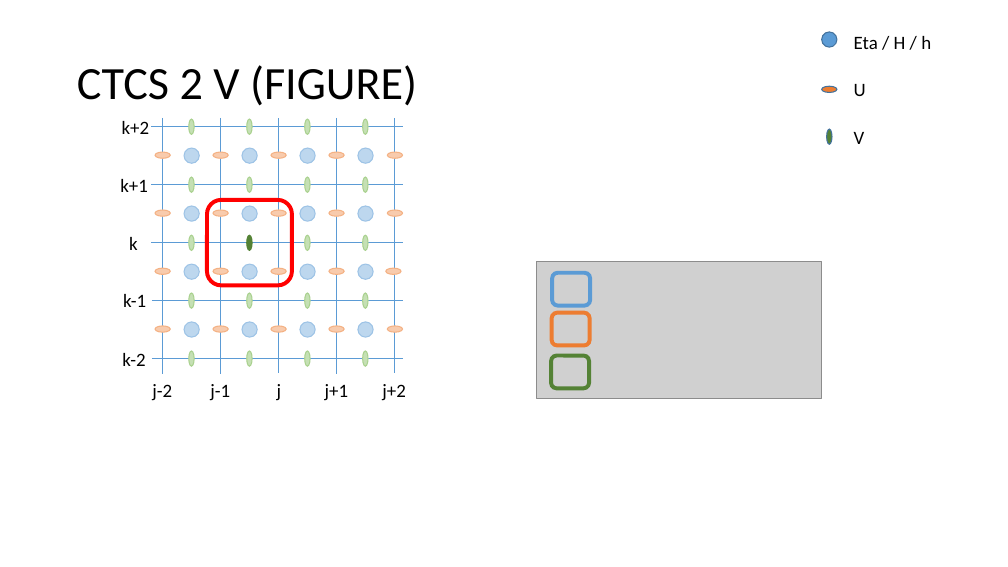
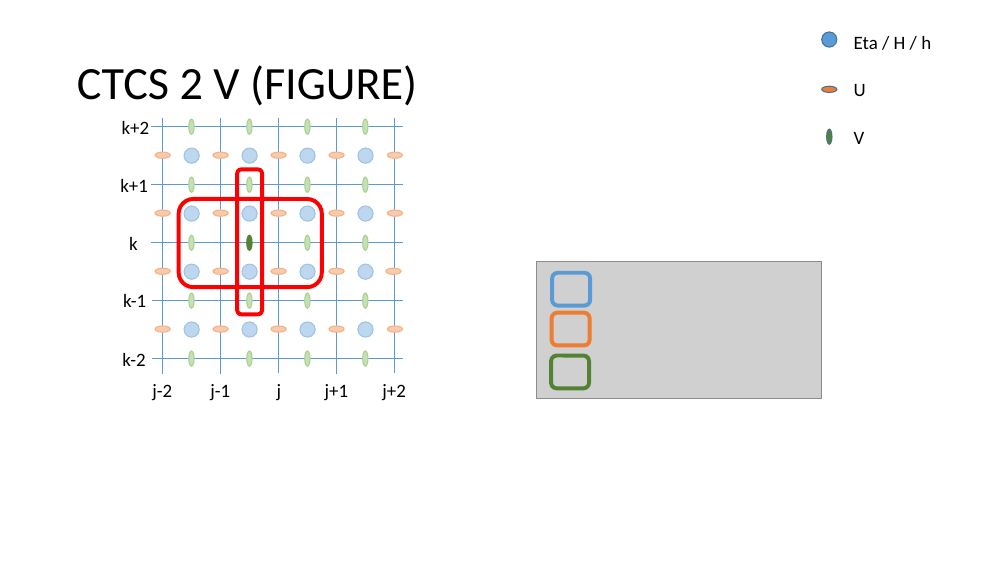
Before and after one commit to metno/gpu-ocean, a slide deck: slide 21 of python/fbl_ctcs_stencils.pptx (slide 19 before the commit). Drawn at 1008x567 pixels with LibreOffice and Linux fonts; fonts in the diff are those of the drawing; grey boxes stand for pictures. Boxes give left, top, right and bottom in pixels: in the first picture for what was removed or moved away, otherwise in the second. Text is boxed around its words. In the diff, an @@ line names an element or a change of style, - is before the commit and + after.

```diff
--- a/python/fbl_ctcs_stencils.pptx
+++ b/python/fbl_ctcs_stencils.pptx
@@ rounded rectangle added at box(237, 169, 262, 315), outline #FF0000 3.75 pt @@
@@ rounded rectangle: place and size @@
-rounded rectangle at box(207, 200, 292, 285)
+rounded rectangle at box(178, 199, 321, 287)
```
Also in this commit, not shown: 3 other slides changed, 2 slides added.
